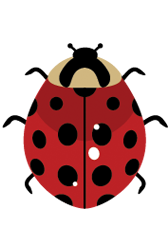
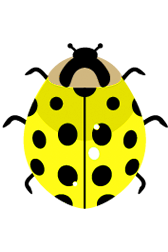
Layer changes from the first (168, 252) image to the second:
pixels changed over (22, 55, 147, 209) (layer not identified)
